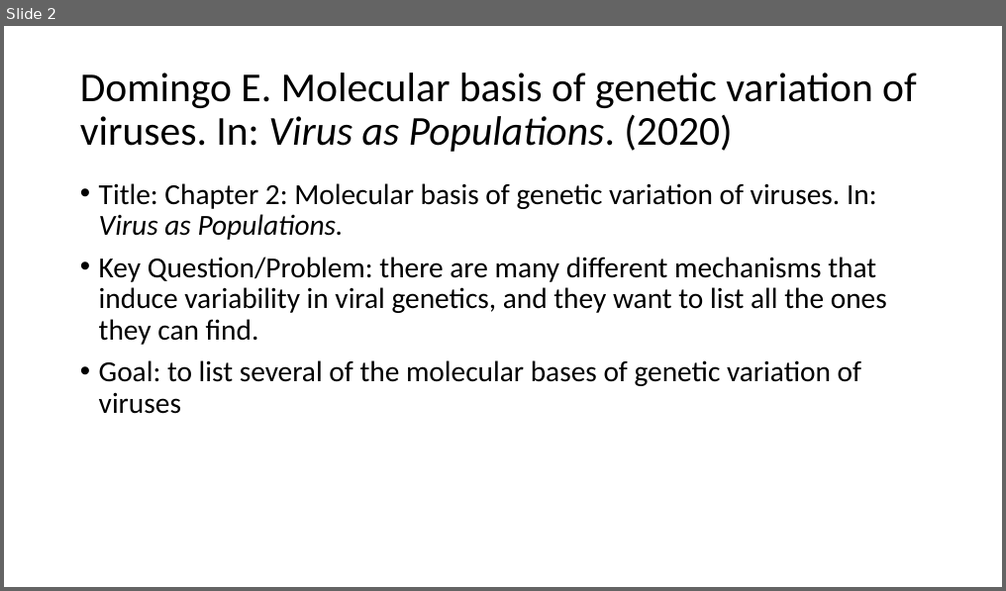
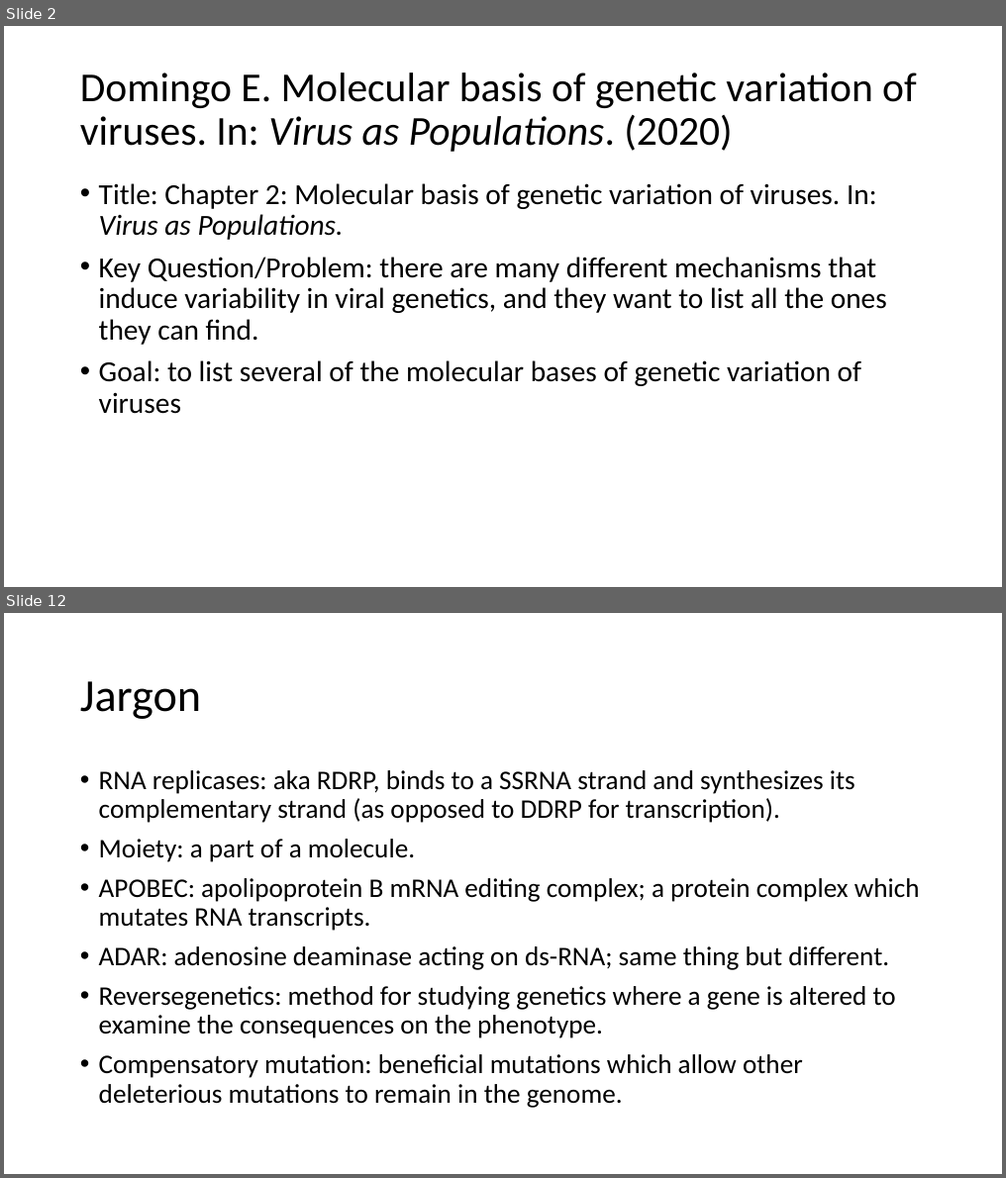
Before and after one commit to wzbillings/EPID-8200, a slide deck: Assignments/ZB-Week3-Readings.pptx. Shown one above the other, each under a label of ours: slide 2 before the commit, slides 2 and 12 after it; the slides between them are not shown. The pictures are 1006x591 and 1006x1178 pixels, drawn with LibreOffice and Linux fonts; fonts in the diff are those of the drawing. Boxes give left, top, right and bottom in pixels: in the first picture for what was removed or moved away, otherwise in the second. Text is boxed around its words. In the diff, an @@ line names an element or a change of style, - is before the commit and + after.

```diff
--- a/Assignments/ZB-Week3-Readings.pptx
+++ b/Assignments/ZB-Week3-Readings.pptx
@@ slide 12 added at <box>4,613,1002,1174</box>, background #FFFFFF @@
@@ title added at <box>80,681,201,719</box>, 44 pt, text #000000 @@
+Jargon
@@ text added at <box>99,770,920,1108</box>, 25.9 pt, text #000000 @@
+• RNA replicases: aka RDRP, binds to a SSRNA strand and synthesizes its complementary strand (as opposed to DDRP for transcription).
+• Moiety: a part of a molecule.
+• APOBEC: apolipoprotein B mRNA editing complex; a protein complex which mutates RNA transcripts.
+• ADAR: adenosine deaminase acting on ds-RNA; same thing but different.
+• Reversegenetics: method for studying genetics where a gene is altered to examine the consequences on the phenotype.
+• Compensatory mutation: beneficial mutations which allow other deleterious mutations to remain in the genome.
```
Also in this commit, not shown: 1 slide changed, 9 other slides added, 2 slides removed.
